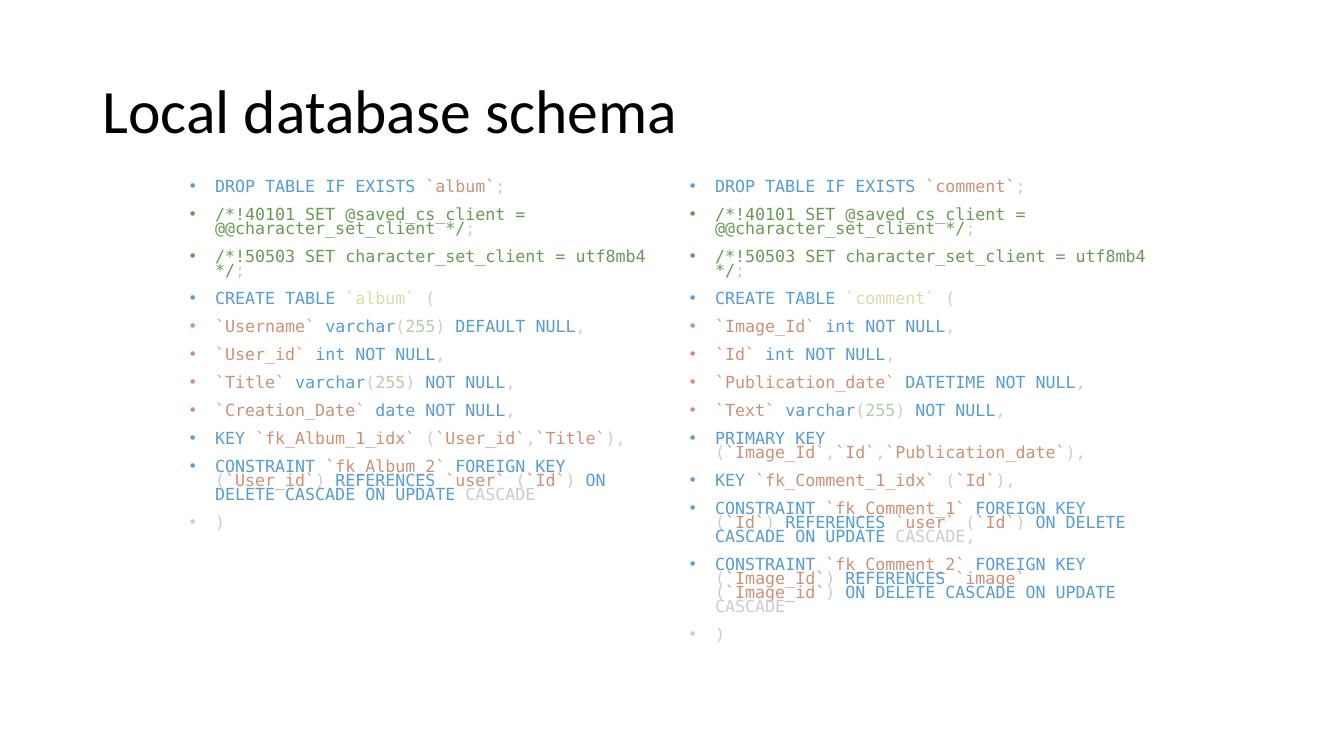
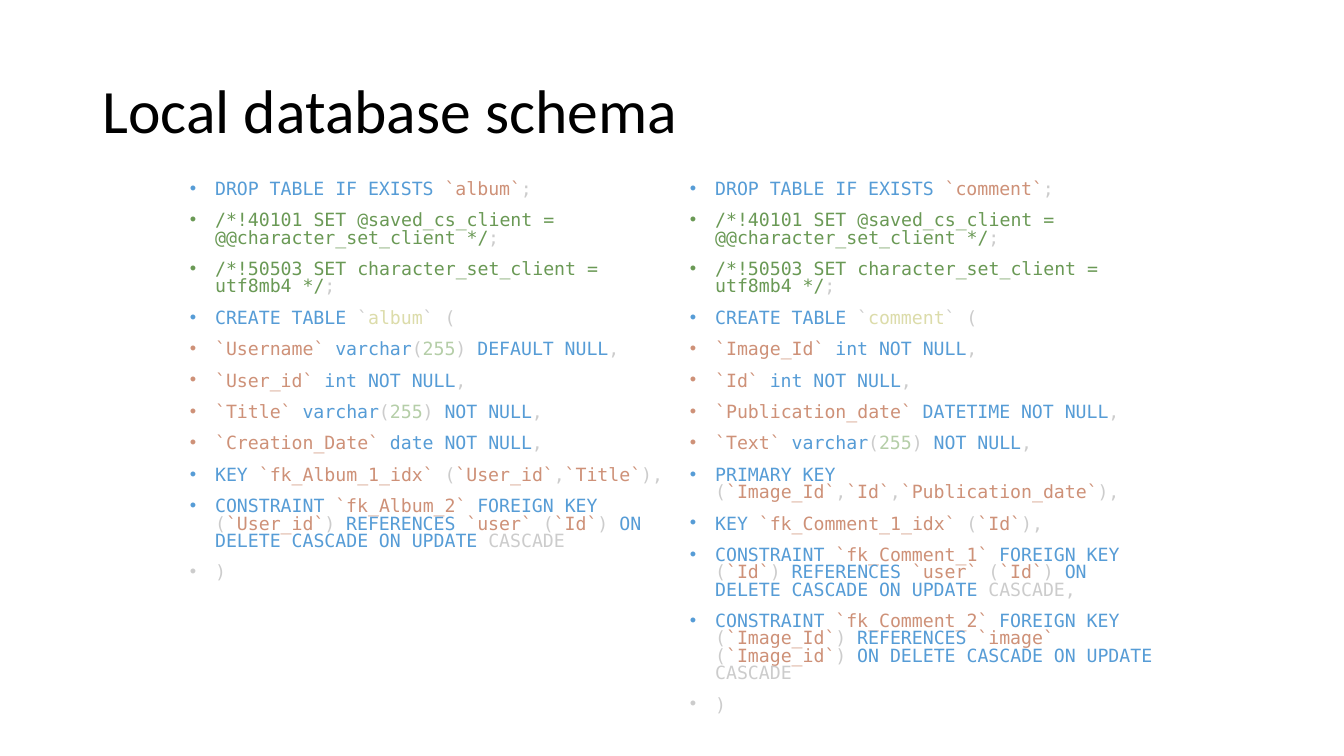
Before and after one commit to vittpall/ProgettoTIWJS, a slide deck: slide 6 of assets/progettazioneTIWJS.pptx (slide 3 before the commit). Drawn at 1344x756 pixels with LibreOffice and Linux fonts; fonts in the diff are those of the drawing. Boxes give left, top, right and bottom in pixels: in the first picture for what was removed or moved away, otherwise in the second. Text is boxed around its words. In the diff, an @@ line names an element or a change of style, - is before the commit and + after.

Commit message:
powerpoint

```diff
--- a/assets/progettazioneTIWJS.pptx
+++ b/assets/progettazioneTIWJS.pptx
@@ text "DROP TABLE IF EXISTS `album`;" at <box>215,180,664,547</box>: size 11.9 to 12.9 pt; line spacing 0.7 to 0.8 @@
@@ text "DROP TABLE IF EXISTS `comment`;" at <box>715,180,1153,679</box>: size 11.9 to 12.9 pt; line spacing 0.7 to 0.8 @@
```
Also in this commit, not shown: 1 other slide changed, 3 slides added.
